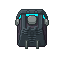
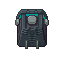
Revision of a layered 64×64 image; what changed, layer by layer:
added group "up" (1st of 2) with 7 layers above "left" over (x1=19, y1=14, x2=45, y2=19)
hid "up copy", moved it into group "up" over (x1=19, y1=14, x2=45, y2=19)
showed "up" (2nd of 2, in "up"), moved it into group "up" over (x1=19, y1=14, x2=45, y2=19)
